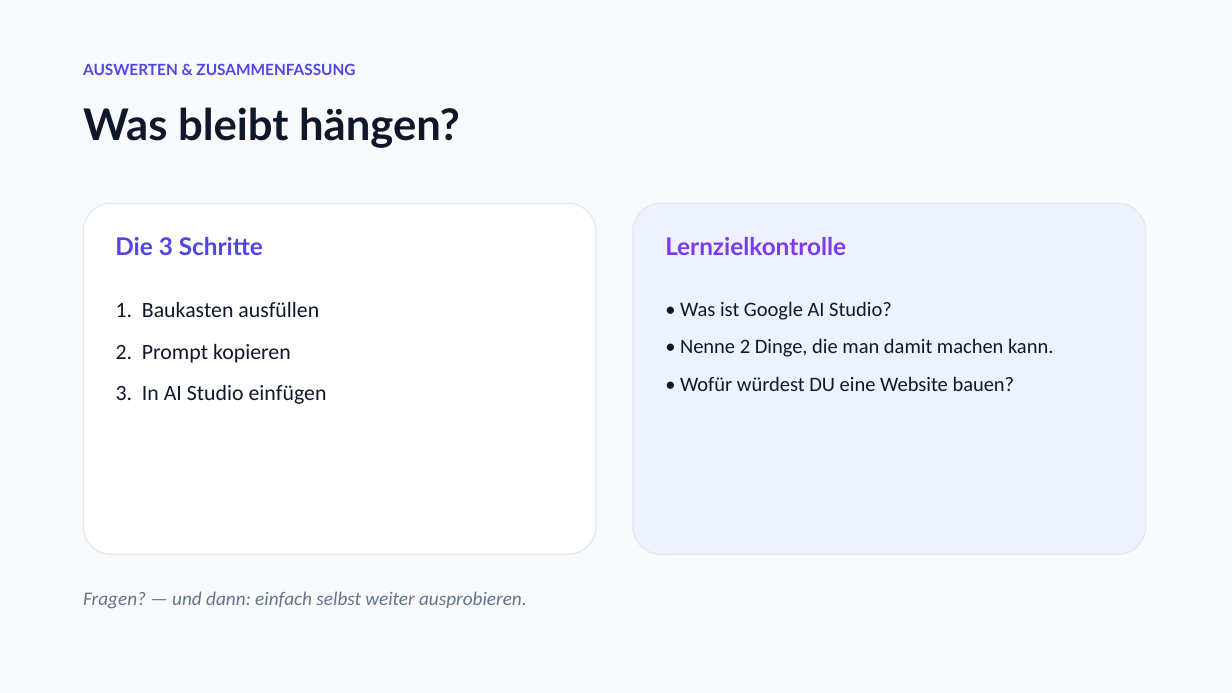
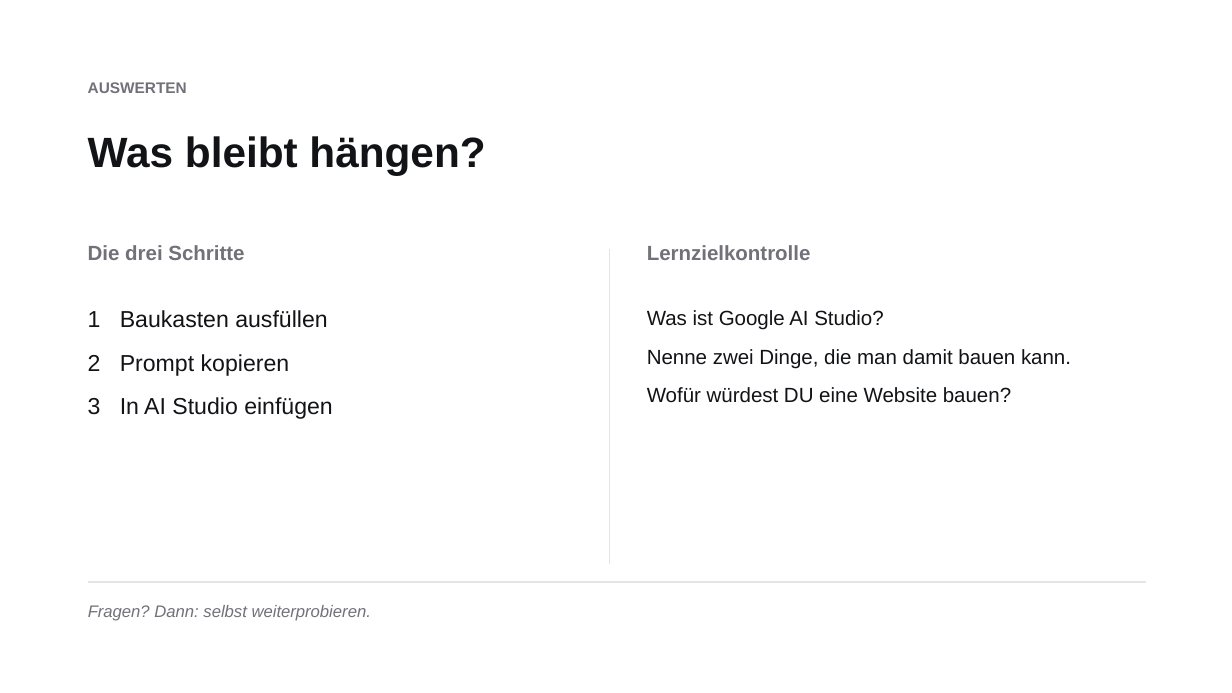
Before and after one commit to criseone/meine-website-ai-studio, a slide deck: slide 9 of unterlagen/slides.pptx. Drawn at 1232x693 pixels with LibreOffice and Linux fonts; fonts in the diff are those of the drawing. Boxes give left, top, right and bottom in pixels: in the first picture for what was removed or moved away, otherwise in the second. Text is boxed around its words. In the diff, an @@ line names an element or a change of style, - is before the commit and + after.

```diff
--- a/unterlagen/slides.pptx
+++ b/unterlagen/slides.pptx
@@ rectangle removed at (0, 0, 1232, 693) @@
@@ text at (88, 82, 187, 93): text changed; font Lato to Arial; text colour #4F46E5 to #71717A @@
-AUSWERTEN & ZUSAMMENFASSUNG
+AUSWERTEN
@@ text "Was bleibt hängen?": place and size @@
-text "Was bleibt hängen?" at (83, 107, 460, 148)
+text "Was bleibt hängen?" at (88, 136, 485, 175)
@@ text "Was bleibt hängen?" at (88, 136, 485, 175): size 34 to 33 pt, font Lato to Arial, text colour #0F172A to #121316 @@
@@ rounded rectangle removed at (83, 203, 596, 555) @@
@@ rounded rectangle removed at (633, 203, 1146, 555) @@
@@ text at (88, 245, 244, 260): text changed; size 19 to 16 pt; font Lato to Arial; text colour #4F46E5 to #71717A @@
-Die 3 Schritte
+Die drei Schritte
@@ line added from (610, 250) to (610, 564), #E4E4E7 1 pt @@
@@ text "Lernzielkontrolle": place and size @@
-text "Lernzielkontrolle" at (665, 237, 846, 255)
+text "Lernzielkontrolle" at (647, 245, 811, 260)
@@ text "Lernzielkontrolle" at (647, 245, 811, 260): size 19 to 16 pt, font Lato to Arial, text colour #7C3AED to #71717A @@
@@ text at (88, 310, 333, 419): text changed; size 17 to 18 pt; font Calibri to Arial; text colour #0F172A to #121316 @@
-1. Baukasten ausfüllen
-2. Prompt kopieren
-3. In AI Studio einfügen
+1 Baukasten ausfüllen
+2 Prompt kopieren
+3 In AI Studio einfügen
@@ text at (647, 310, 1071, 403): text changed; font Calibri to Arial; text colour #0F172A to #121316 @@
-• Was ist Google AI Studio?
-• Nenne 2 Dinge, die man damit machen kann.
-• Wofür würdest DU eine Website bauen?
+Was ist Google AI Studio?
+Nenne zwei Dinge, die man damit bauen kann.
+Wofür würdest DU eine Website bauen?
@@ line added from (88, 582) to (1146, 582), #E4E4E7 1 pt @@
@@ text at (88, 605, 371, 621): text changed; size 15 to 13 pt; font Calibri to Arial; text colour #64748B to #71717A @@
-Fragen? — und dann: einfach selbst weiter ausprobieren.
+Fragen? Dann: selbst weiterprobieren.
```
Also in this commit, not shown: 9 other slides changed, 10 other files.
